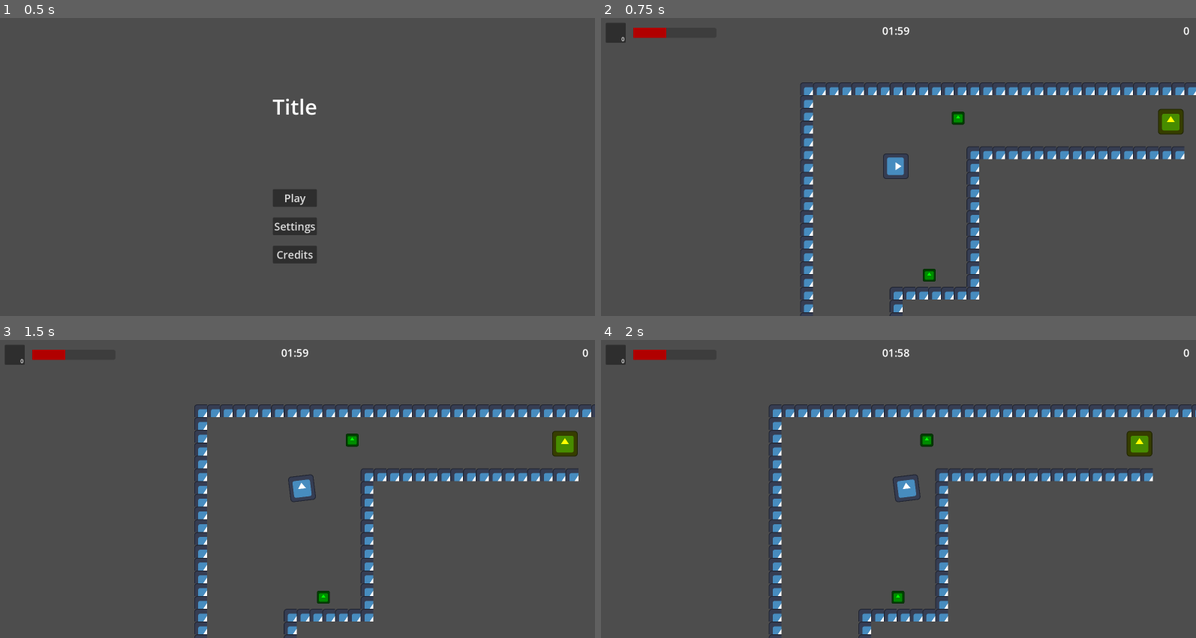
Above: before the commit, frames 1-4 (two rows, left to right).
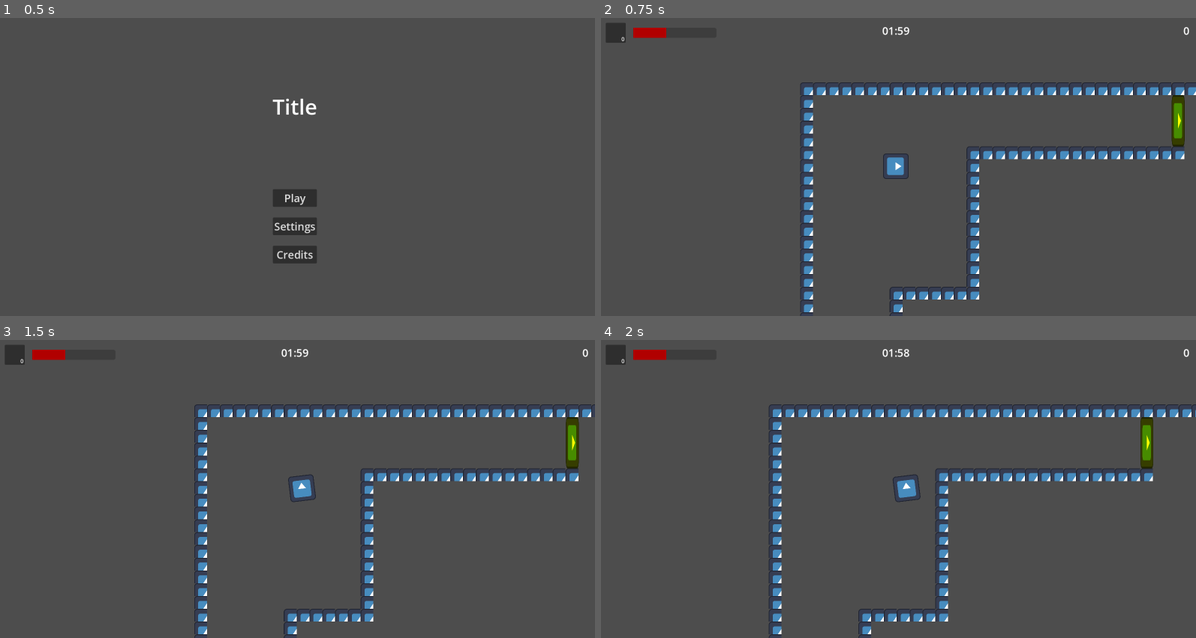
Above: after the commit, the same moments.

Repository: AltairGameStudio/Godot-Wild-Jam-93-Team-1
Game: Godot game, scene res://scenes/main_menu.tscn
The game is run twice, just before and just after one commit, with the same random seed, the same clock (stepped at 60 frames per second) and the same inputs. The engine's default icon, where the game draws it, is replaced by a stand-in: a white triangle on a blue panel in a dark square.
Inputs (mouse positions are in pixels of both pictures, inside the frame that each line leads up to):
- Up to frame 1 (0.5 s): no input
- Up to frame 2 (0.75 s): click "Play" at 0.5 s
- Up to frame 3 (1.5 s): tap Enter at 1.25 s; move the mouse to (428, 474) at 1.27 s; hold D (ui_right) from 1.28 s (still down); hold Space (interact) from 1.28 s (still down); click (428, 474) at 1.42 s
- Up to frame 4 (2 s): keep holding D (ui_right); keep holding Space (interact)

Frame 1 is identical in both runs. In frame 2, 0.7% of the frame differs, in the area x 54-99%, y 25-89%; in frame 3, 0.7%; in frame 4, 0.7%.

Commit message:
Posicionando todos os itens, obstáculos e inimigos

Diff:
--- a/scenes/test_interactable.tscn
+++ b/scenes/obstacle.tscn
@@ -1,17 +1,19 @@
 [gd_scene format=3 uid="uid://cf5v600qr0lhc"]
 
-[ext_resource type="Script" uid="uid://dhfbx40kjvgpu" path="res://scripts/test_interactable.gd" id="1_qi0sb"]
+[ext_resource type="Script" uid="uid://dhfbx40kjvgpu" path="res://scripts/obstacle.gd" id="1_qi0sb"]
 [ext_resource type="Texture2D" uid="uid://cp100m3062y3f" path="res://icon.svg" id="1_vyifp"]
 
 [sub_resource type="RectangleShape2D" id="RectangleShape2D_qi0sb"]
-size = Vector2(128, 128)
+size = Vector2(321, 64)
 
 [node name="TestInteractable" type="StaticBody2D" unique_id=1273332422]
 script = ExtResource("1_qi0sb")
 
 [node name="Sprite2D" type="Sprite2D" parent="." unique_id=61996583]
 modulate = Color(1, 1, 0, 1)
+scale = Vector2(2.5, 0.5)
 texture = ExtResource("1_vyifp")
 
 [node name="CollisionShape2D" type="CollisionShape2D" parent="." unique_id=879329387]
+position = Vector2(0.5, 0)
 shape = SubResource("RectangleShape2D_qi0sb")
--- a/scenes/world.tscn
+++ b/scenes/world.tscn
@@ -4,7 +4,7 @@
 [ext_resource type="PackedScene" uid="uid://cyshgyvntusxc" path="res://scenes/player.tscn" id="2_k0juu"]
 [ext_resource type="Texture2D" uid="uid://cp100m3062y3f" path="res://icon.svg" id="3_4wyf3"]
 [ext_resource type="PackedScene" uid="uid://nlsesjyanxap" path="res://scenes/hud.tscn" id="4_k0juu"]
-[ext_resource type="PackedScene" uid="uid://cf5v600qr0lhc" path="res://scenes/test_interactable.tscn" id="5_71j4m"]
+[ext_resource type="PackedScene" uid="uid://cf5v600qr0lhc" path="res://scenes/obstacle.tscn" id="5_71j4m"]
 [ext_resource type="PackedScene" uid="uid://bpdjs6e5pu01t" path="res://scenes/collectable_item.tscn" id="6_i7141"]
 [ext_resource type="PackedScene" uid="uid://cehhy8a3xl28e" path="res://scenes/criminal_target.tscn" id="7_i7141"]
 
@@ -29,33 +29,157 @@
 position = Vector2(-4577, -5660)
 
 [node name="TileMapLayer" type="TileMapLayer" parent="." unique_id=1615551371]
-tile_map_data = PackedByteArray("AACx/6L/AAAAAAAAAACx/6P/AAA …(33119 unchanged characters)… AAAAAAAAATANj/AAAAAAAAAABEAAQAAAAAAAAAAAA=")
+tile_map_data = PackedByteArray("AACx/6L/AAAAAAAAAACx/6P/AAA …(33119 unchanged characters)… AAAAAAAAATANj/AAAAAAAAAABEAAQAAAAAAAAAAADi/9v/AAAAAAAAAAA=")
 tile_set = SubResource("TileSet_71j4m")
 
 [node name="HUD" parent="." unique_id=1311239376 instance=ExtResource("4_k0juu")]
 
-[node name="TestInteractable" parent="." unique_id=1273332422 instance=ExtResource("5_71j4m")]
-position = Vector2(-3203, -5883)
-
-[node name="CollectableItem" parent="." unique_id=257072854 instance=ExtResource("6_i7141")]
-position = Vector2(-4266, -5901)
-item_id = "pliers"
-
-[node name="CollectableItem2" parent="." unique_id=915468564 instance=ExtResource("6_i7141")]
-position = Vector2(-4410, -5114)
-is_medkit = true
-
-[node name="CollectableItem3" parent="." unique_id=1146840372 instance=ExtResource("6_i7141")]
-position = Vector2(-4923, -4501)
-is_medkit = true
-
 [node name="Criminals" type="Node" parent="." unique_id=670724956]
 
 [node name="CriminalTarget" parent="Criminals" unique_id=1990985216 instance=ExtResource("7_i7141")]
-position = Vector2(1504, -3480)
+position = Vector2(4396, -2613)
+
+[node name="CriminalTarget4" parent="Criminals" unique_id=715505027 instance=ExtResource("7_i7141")]
+position = Vector2(3151, -470)
+
+[node name="CriminalTarget5" parent="Criminals" unique_id=101457500 instance=ExtResource("7_i7141")]
+position = Vector2(3844, 2524)
+
+[node name="CriminalTarget7" parent="Criminals" unique_id=1952222272 instance=ExtResource("7_i7141")]
+position = Vector2(-4169, 2484)
+
+[node name="CriminalTarget8" parent="Criminals" unique_id=217480014 instance=ExtResource("7_i7141")]
+position = Vector2(-978, 955)
+
+[node name="CriminalTarget9" parent="Criminals" unique_id=753181224 instance=ExtResource("7_i7141")]
+position = Vector2(-970, 112)
+
+[node name="CriminalTarget10" parent="Criminals" unique_id=754440311 instance=ExtResource("7_i7141")]
+position = Vector2(-954, -3465)
+
+[node name="CriminalTarget6" parent="Criminals" unique_id=1975981900 instance=ExtResource("7_i7141")]
+position = Vector2(4498, 3099)
 
 [node name="CriminalTarget2" parent="Criminals" unique_id=815589432 instance=ExtResource("7_i7141")]
-position = Vector2(535, -5639)
+position = Vector2(779, -5592)
 
 [node name="CriminalTarget3" parent="Criminals" unique_id=916959591 instance=ExtResource("7_i7141")]
-position = Vector2(-3945, -4436)
+position = Vector2(4589, -4349)
+
+[node name="CollectableItems" type="Node" parent="." unique_id=1501360921]
+
+[node name="Pliers" parent="CollectableItems" unique_id=257072854 instance=ExtResource("6_i7141")]
+position = Vector2(-4696, -4520)
+item_id = "pliers"
+
+[node name="Sledgehammer" parent="CollectableItems" unique_id=915468564 instance=ExtResource("6_i7141")]
+position = Vector2(-4813, -4157)
+item_id = "sledgehammer"
+
+[node name="Spatula" parent="CollectableItems" unique_id=1146840372 instance=ExtResource("6_i7141")]
+position = Vector2(-436, -5393)
+item_id = "spatula"
+
+[node name="Brush" parent="CollectableItems" unique_id=979698011 instance=ExtResource("6_i7141")]
+position = Vector2(1485, -4977)
+item_id = "brush"
+
+[node name="Acid" parent="CollectableItems" unique_id=1111978872 instance=ExtResource("6_i7141")]
+position = Vector2(2917, -5786)
+item_id = "acid"
+
+[node name="SledgehammerHead" parent="CollectableItems" unique_id=2120967012 instance=ExtResource("6_i7141")]
+position = Vector2(1637, -2783)
+item_id = "sledgehammer_head"
+
+[node name="Badge" parent="CollectableItems" unique_id=1347412765 instance=ExtResource("6_i7141")]
+position = Vector2(4699, -1262)
+item_id = "badge"
+
+[node name="Wrench" parent="CollectableItems" unique_id=6856733 instance=ExtResource("6_i7141")]
+position = Vector2(3042, 2347)
+item_id = "wrench"
+
+[node name="PocketKnife" parent="CollectableItems" unique_id=1746113607 instance=ExtResource("6_i7141")]
+position = Vector2(2412, 4152)
+item_id = "pocket_knife"
+
+[node name="FloppyDisk" parent="CollectableItems" unique_id=79652840 instance=ExtResource("6_i7141")]
+position = Vector2(-4593, 3939)
+item_id = "floppy_disk"
+
+[node name="Key" parent="CollectableItems" unique_id=146068009 instance=ExtResource("6_i7141")]
+position = Vector2(-945, -592)
+item_id = "key"
+
+[node name="Book" parent="CollectableItems" unique_id=690984271 instance=ExtResource("6_i7141")]
+position = Vector2(-4724, -3644)
+item_id = "book"
+
+[node name="Ticket" parent="CollectableItems" unique_id=6522644 instance=ExtResource("6_i7141")]
+position = Vector2(-4436, 866)
+item_id = "ticket"
+
+[node name="Obstacles" type="Node" parent="." unique_id=325017663]
+
+[node name="WireMesh" parent="Obstacles" unique_id=1273332422 instance=ExtResource("5_71j4m")]
+position = Vector2(-3166, -5888)
+rotation = 1.5707964
+scale = Vector2(0.8, 1)
+
+[node name="Valve" parent="Obstacles" unique_id=991383522 instance=ExtResource("5_71j4m")]
+position = Vector2(-221, -5855)
+rotation = 1.5707964
+required_item = "wrench"
+
+[node name="RestrictedPort" parent="Obstacles" unique_id=1586063019 instance=ExtResource("5_71j4m")]
+position = Vector2(2657, -4958)
+rotation = 1.5707964
+required_item = "badge"
+
+[node name="GlassDoor" parent="Obstacles" unique_id=2074855931 instance=ExtResource("5_71j4m")]
+position = Vector2(3875, -4185)
+rotation = 1.5707964
+required_item = "sledgehammer_head"
+
+[node name="Padlock" parent="Obstacles" unique_id=1170816163 instance=ExtResource("5_71j4m")]
+position = Vector2(1253, -2781)
+rotation = 1.5707964
+required_item = "sledgehammer"
+
+[node name="LockedDoor" parent="Obstacles" unique_id=629810843 instance=ExtResource("5_71j4m")]
+position = Vector2(4581, 291)
+required_item = "key"
+
+[node name="LiftingGate" parent="Obstacles" unique_id=1204693729 instance=ExtResource("5_71j4m")]
+position = Vector2(1572, 2083)
+required_item = "spatula"
+
+[node name="Turnstile" parent="Obstacles" unique_id=408435309 instance=ExtResource("5_71j4m")]
+position = Vector2(3297, 4065)
+rotation = 1.5707964
+required_item = "ticket"
+
+[node name="Chain" parent="Obstacles" unique_id=229721854 instance=ExtResource("5_71j4m")]
+position = Vector2(-479, 2333)
+rotation = 1.5707964
+required_item = "acid"
+
+[node name="PressurePlate" parent="Obstacles" unique_id=67150944 instance=ExtResource("5_71j4m")]
+position = Vector2(-4126, 4069)
+rotation = 1.5707964
+required_item = "book"
+
+[node name="Terminal" parent="Obstacles" unique_id=2030729326 instance=ExtResource("5_71j4m")]
+position = Vector2(-2848, 800)
+rotation = 1.5707964
+required_item = "floppy_disk"
+
+[node name="Canvas" parent="Obstacles" unique_id=1538920903 instance=ExtResource("5_71j4m")]
+position = Vector2(-4638, -222)
+required_item = "pocket_knife"
+
+[node name="MotionSensor" parent="Obstacles" unique_id=405060907 instance=ExtResource("5_71j4m")]
+position = Vector2(-1887, -2524)
+rotation = 1.5707964
+required_item = "brush"
Renamed: scripts/test_interactable.gd -> scripts/obstacle.gd
Renamed: scripts/test_interactable.gd.uid -> scripts/obstacle.gd.uid
